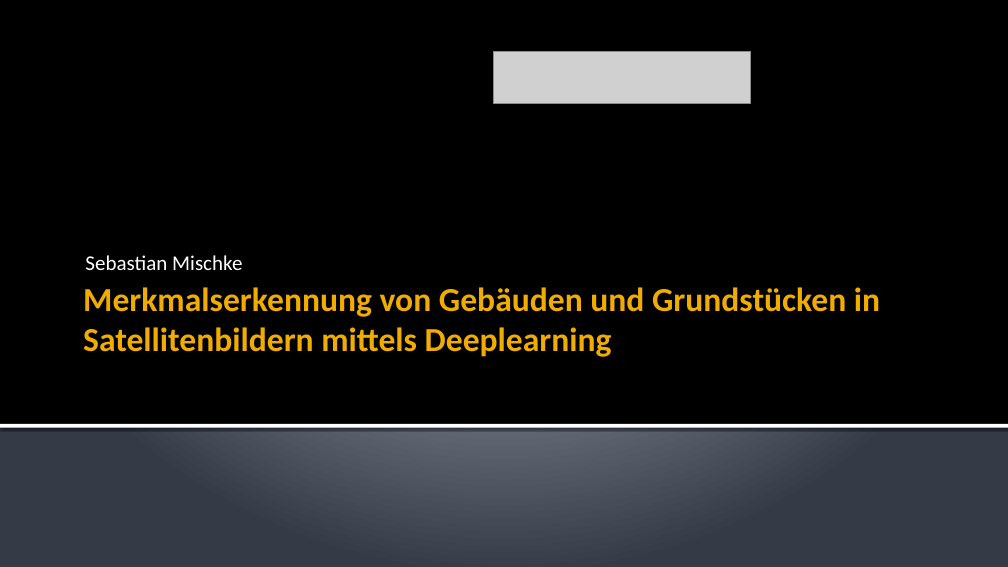
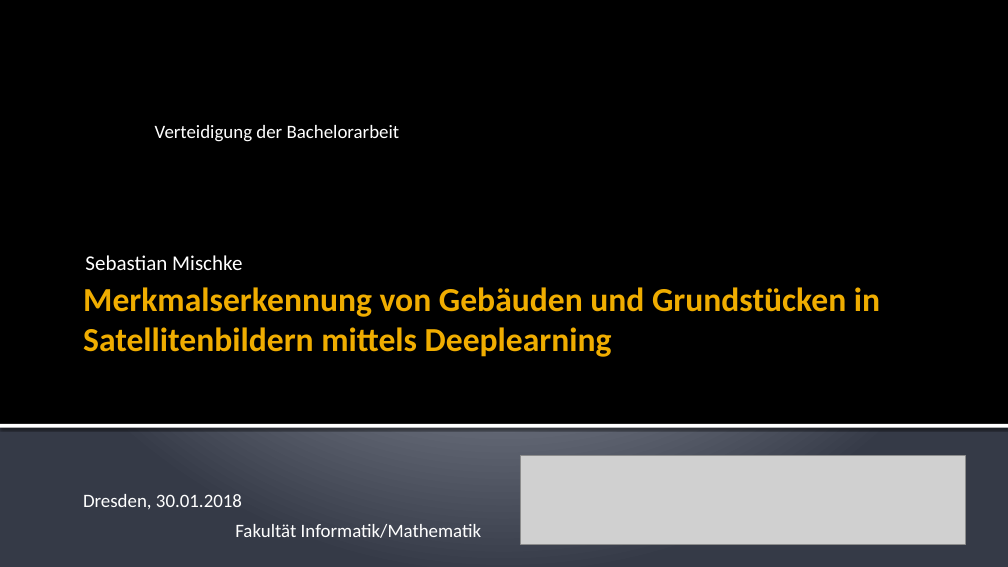
Before and after one commit to Saritus/bachelor-thesis, a slide deck: slide 1 of docs/verteidigung/Verteidigung.pptx. Drawn at 1008x567 pixels with LibreOffice and Linux fonts; fonts in the diff are those of the drawing; grey boxes stand for pictures. Boxes give left, top, right and bottom in pixels: in the first picture for what was removed or moved away, otherwise in the second. Text is boxed around its words. In the diff, an @@ line names an element or a change of style, - is before the commit and + after.

Commit message:
Add important infos for title page

```diff
--- a/docs/verteidigung/Verteidigung.pptx
+++ b/docs/verteidigung/Verteidigung.pptx
@@ text added at <box>155,125,400,142</box>, 18 pt, text #FFFFFF @@
+Verteidigung der Bachelorarbeit
@@ picture: place and size @@
-picture at <box>494,51,751,103</box>
+picture at <box>521,455,966,544</box>
@@ text added at <box>83,494,242,509</box>, 18 pt, text #FFFFFF @@
+Dresden, 30.01.2018
@@ text added at <box>235,524,482,538</box>, 18 pt, text #FFFFFF @@
+Fakultät Informatik/Mathematik
```
